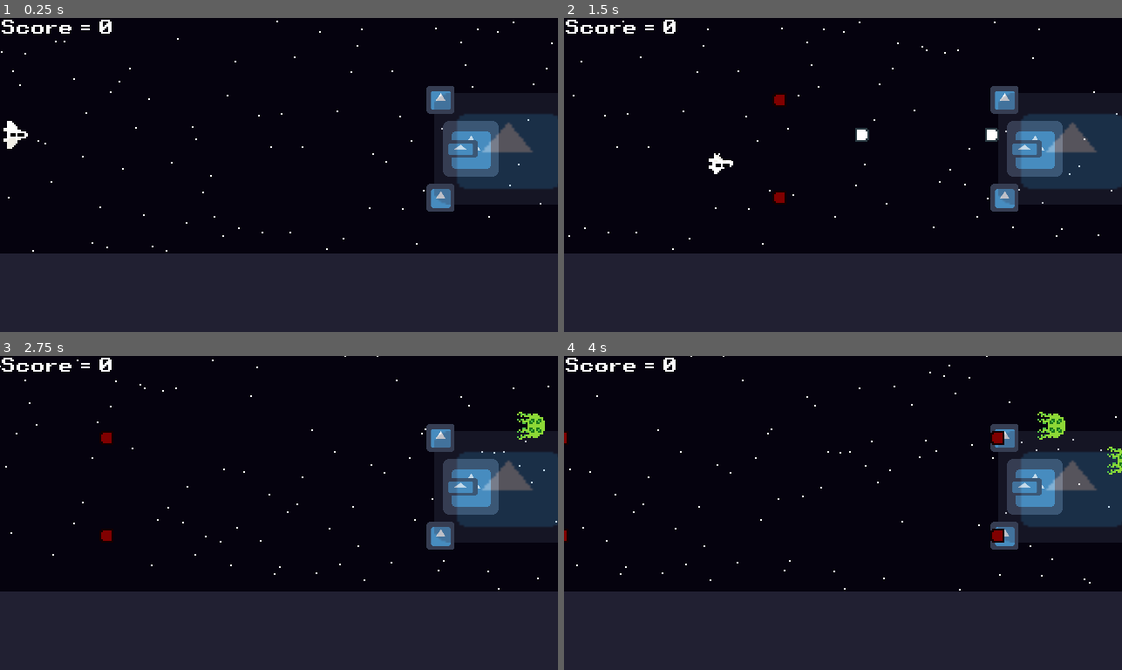
Above: before the commit, frames 1-4 (two rows, left to right).
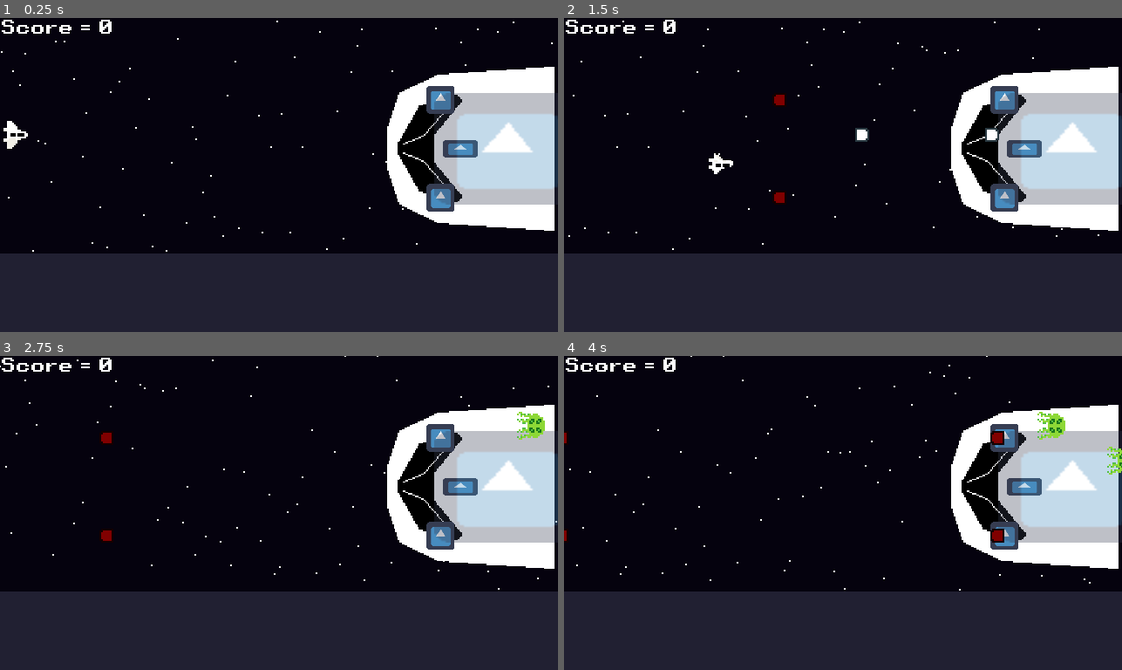
Above: after the commit, the same moments.

Repository: MrPiedPiper/LD48
Game: Godot game, scene res://Main/Main.tscn
Two runs of this game, one before a commit and one after it. Both use one fixed random seed, a clock stepped at 60 frames per second and the inputs below. The engine's default icon, where the game draws it, is replaced by a stand-in: a white triangle on a blue panel in a dark square.
Inputs:
- Up to frame 1 (0.25 s): no input
- Up to frame 2 (1.5 s): hold D (input_right) 0.53-1.28 s; hold , (input_a) 0.53-1.28 s; hold S (input_down) from 1.28 s (still down); tap , (input_a) at 1.35 s
- Up to frame 3 (2.75 s): release S (input_down) at 2.03 s; hold D (input_right) from 2.03 s (still down); hold , (input_a) from 2.03 s (still down)
- Up to frame 4 (4 s): release D (input_right) at 2.78 s; release , (input_a) at 2.78 s; hold W (input_up) 2.78-3.53 s; tap , (input_a) at 2.85 s; hold A (input_left) from 3.53 s (still down); hold , (input_a) from 3.53 s (still down)

The runs differ from the first frame. In frame 1, 11% of the frame differs, in the area x 69-100%, y 15-68%; in frame 2, 11%; in frame 3, 11%; in frame 4, 11%.

Commit message:
Add enemy ship sprite

Diff:
--- a/Bosses/Boss1/Boss1.tscn
+++ b/Bosses/Boss1/Boss1.tscn
@@ -1,8 +1,9 @@
-[gd_scene load_steps=7 format=2]
+[gd_scene load_steps=8 format=2]
 
 [ext_resource path="res://Bosses/BaseBoss/BaseBoss.tscn" type="PackedScene" id=1]
 [ext_resource path="res://Bosses/Boss1/Boss1.gd" type="Script" id=2]
 [ext_resource path="res://icon.png" type="Texture" id=3]
+[ext_resource path="res://sprites/enemy_ship.png" type="Texture" id=4]
 
 [sub_resource type="RectangleShape2D" id=1]
 extents = Vector2( 10, 5 )
@@ -15,6 +16,10 @@
 
 [node name="Boss1" instance=ExtResource( 1 )]
 script = ExtResource( 2 )
+
+[node name="MainSprite" parent="." index="0"]
+scale = Vector2( 0.75, 0.75 )
+texture = ExtResource( 4 )
 
 [node name="WeakSpot" parent="." index="1"]
 position = Vector2( -6, 0 )
Binary file changed: sprites/enemy_ship.aseprite
Binary file changed: sprites/enemy_ship.png
